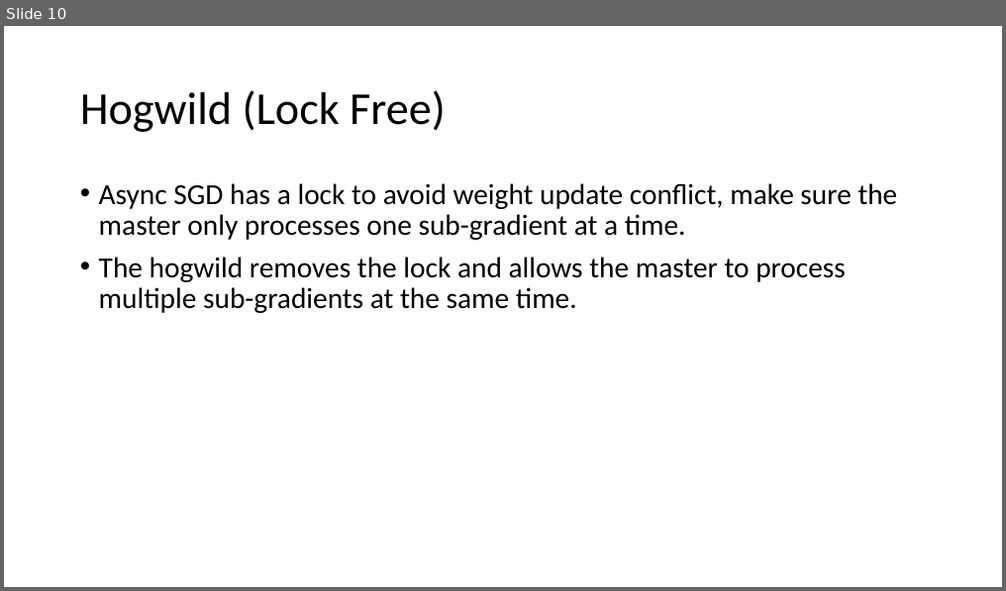
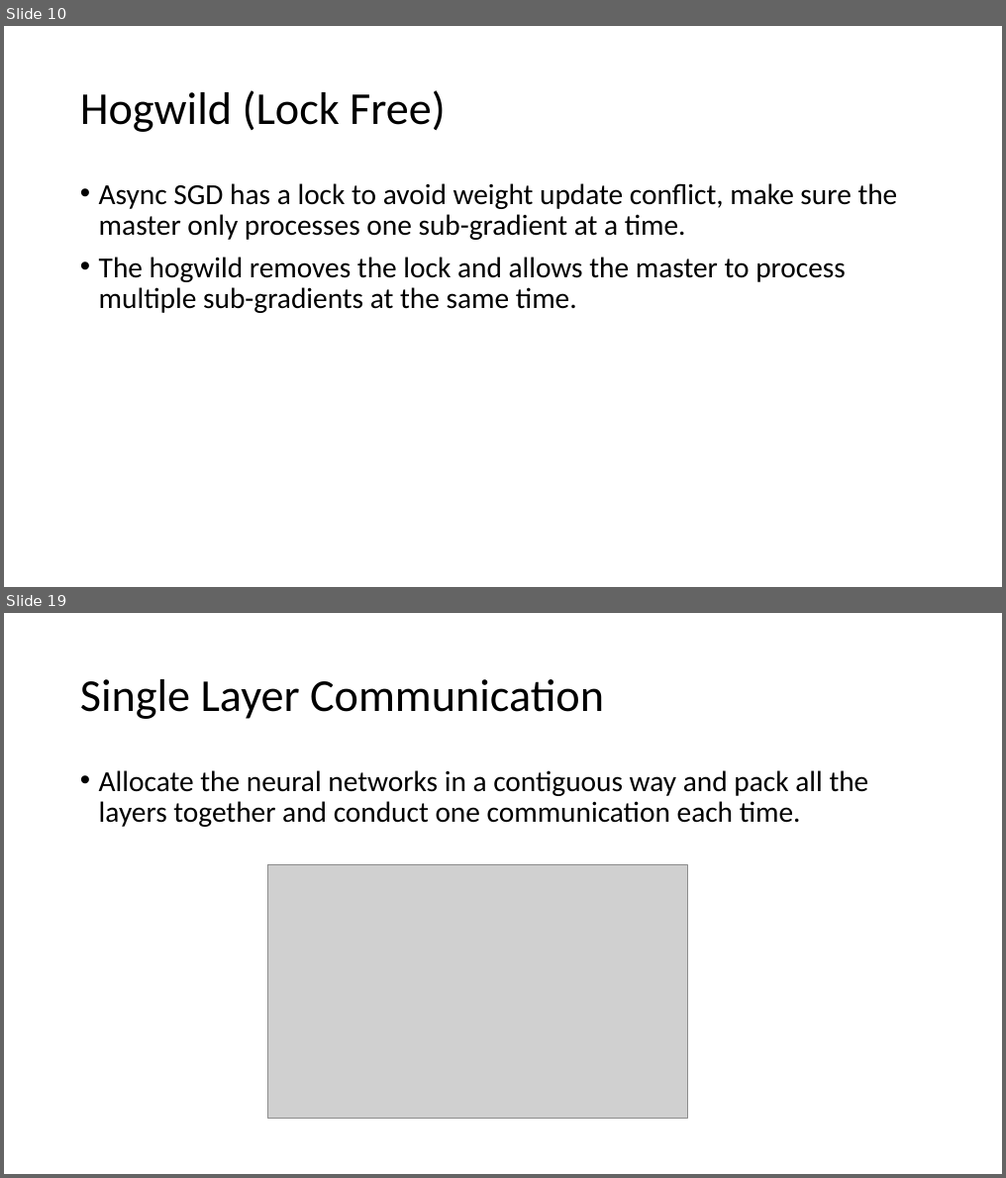
Before and after one commit to douxiaotian/archipapers, a slide deck: sdl on gpu.pptx. Shown one above the other, each under a label of ours: slide 10 before the commit, slides 10 and 19 after it; the slides between them are not shown. The pictures are 1006x591 and 1006x1178 pixels, drawn with LibreOffice and Linux fonts; fonts in the diff are those of the drawing; grey boxes stand for pictures. Boxes give left, top, right and bottom in pixels: in the first picture for what was removed or moved away, otherwise in the second. Text is boxed around its words. In the diff, an @@ line names an element or a change of style, - is before the commit and + after.

```diff
--- a/sdl on gpu.pptx
+++ b/sdl on gpu.pptx
@@ slide 19 added at <box>4,613,1002,1174</box>, background #FFFFFF @@
@@ title added at <box>80,679,604,719</box>, 44 pt, text #000000 @@
+Single Layer Communication
@@ text added at <box>99,770,869,827</box>, 28 pt, text #000000 @@
+• Allocate the neural networks in a contiguous way and pack all the layers together and conduct one communication each time.
@@ picture added at <box>267,864,687,1119</box> @@
```
Also in this commit, not shown: 2 slides changed, 7 other slides added, 2 slides removed.
